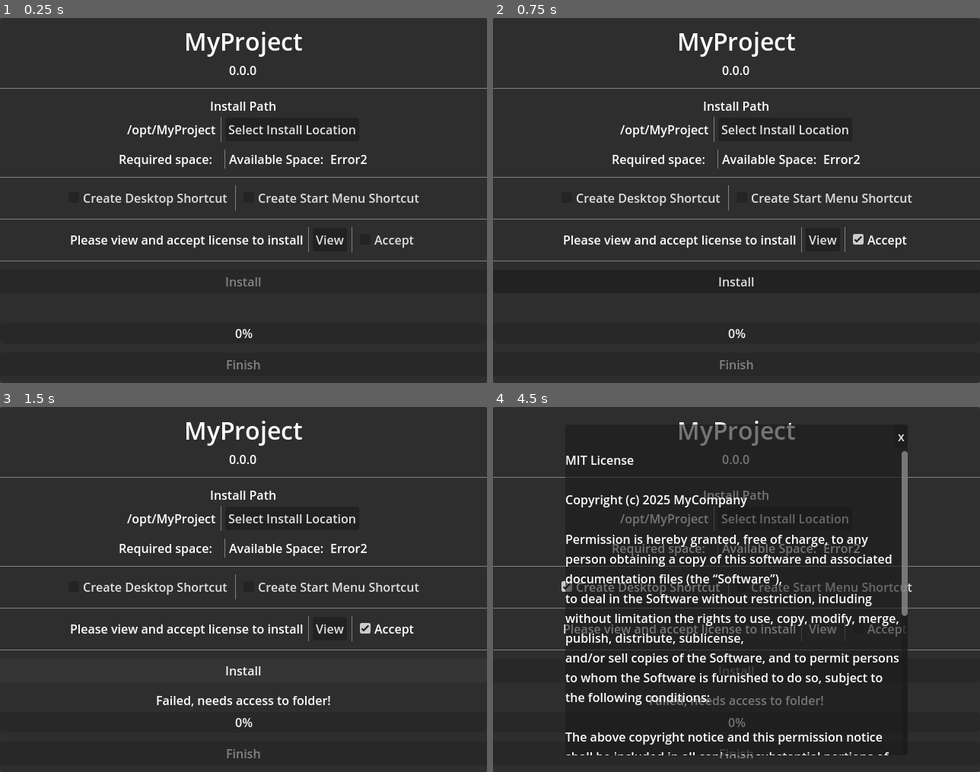
Above: before the commit, frames 1-4 (two rows, left to right).
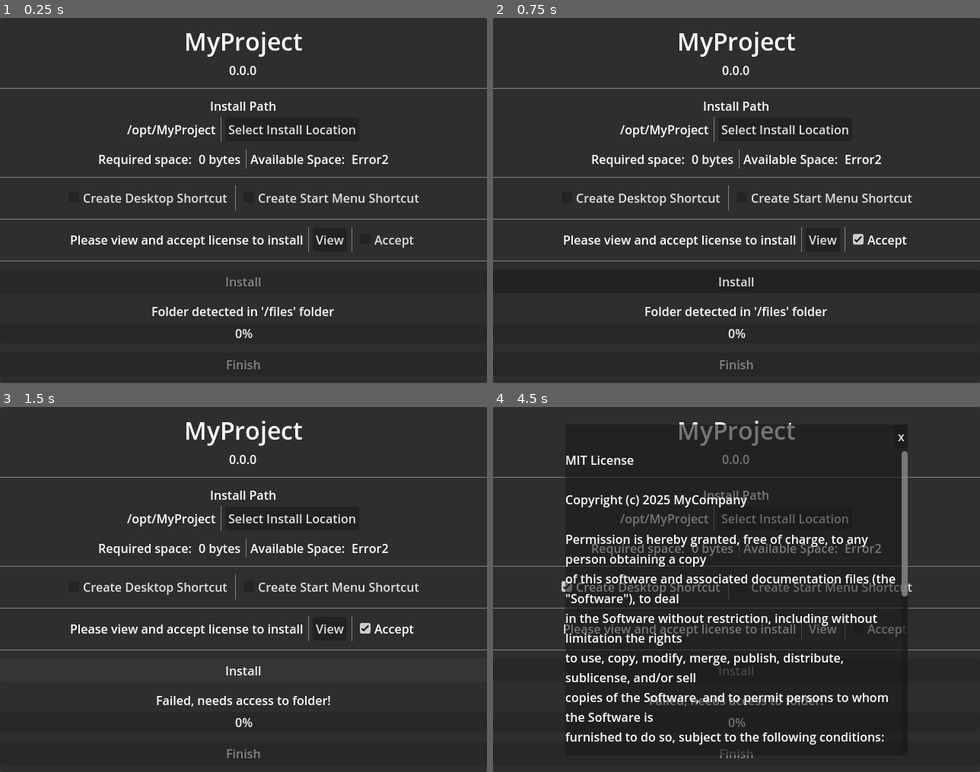
Above: after the commit, the same moments.

Repository: BuckWildGames/Godot4xInstallWizard
Game: Godot game, scene res://assets/scenes/main.tscn
Two runs of this game, one before a commit and one after it. Both use one fixed random seed, a clock stepped at 60 frames per second and the inputs below.
Inputs:
- Up to frame 1 (0.25 s): no input
- Up to frame 2 (0.75 s): click "Accept" at 0.5 s
- Up to frame 3 (1.5 s): click "Install" at 1.25 s
- Up to frame 4 (4.5 s): click "Accept" at 2 s; click "Select Install Location" at 2.75 s; click "Create Desktop Shortcut" at 3.5 s; click "View" at 4.25 s

The runs differ from the first frame. In frame 1, 1.3% of the frame differs, in the area x 20-80%, y 36-82%; in frame 2, 1.3%; in frame 3, 0.9%; in frame 4, 8.4%, in the area x 14-86%, y 36-96%.
Error before the commit: Invalid operands 'int' and 'String' in operator '+'. (res://assets/scripts/install_wizard.gd:151)

Commit message:
Update 1.0.1
.Fixed bug when getting folder size
.Fixed missing .ico file

Diff:
--- a/assets/scripts/install_wizard.gd
+++ b/assets/scripts/install_wizard.gd
@@ -101,6 +101,7 @@
 # Start the installation process
 func _on_InstallButton_pressed() -> void:
 	accept_checkbox.set_disabled(true)
+	start_menu_checkbox.set_disabled(true)
 	install_button.set_disabled(true)
 	install_dir_picker.set_disabled(true)
 	_install_project()
@@ -109,26 +110,6 @@
 # Close the program
 func _on_FinishButton_pressed() -> void:
 	get_tree().quit()
-
-
-func _get_file_size(file_path: String) -> String:
-	var file = FileAccess.open(file_path, FileAccess.READ)
-
-	if file == null:
-		return "Error"
-
-	var file_size_bytes = file.get_length()
-	file.close()
-
-	var file_size_mb = file_size_bytes / 1024.0 / 1024.0
-	var file_size_gb = file_size_bytes / 1024.0 / 1024.0 / 1024.0
-
-	if file_size_gb >= 1:
-		return str(snapped(file_size_gb, 0.01)) + " GB"
-	elif file_size_mb >= 1:
-		return str(snapped(file_size_mb, 0.01)) + " MB"
-	else:
-		return str(file_size_bytes) + " bytes"
 
 
 func _get_folder_size(folder_path: String) -> String:
@@ -147,8 +128,9 @@
 				break  # End of folder
 
 			var file_path = folder_path + "/" + file
-			if dir.current_is_dir():  # If it's a folder, call the function recursively
-				total_size += _get_folder_size(file_path)
+			if dir.current_is_dir():  # If it's a folder, ignore it
+				status_label.set_text("Folder detected in '/files' folder")
+				print("res://files should only have the exported project files in it!")
 			else:  # If it's a file, add its size
 				var temp_file = FileAccess.open(file_path, FileAccess.READ)
 				if temp_file != null:
@@ -353,6 +335,7 @@
 	if not log_file:
 		status_label.set_text("Failed, needs access to folder!")
 		accept_checkbox.set_disabled(false)
+		start_menu_checkbox.set_disabled(false)
 		install_button.set_disabled(false)
 		install_dir_picker.set_disabled(false)
 		return
@@ -364,10 +347,7 @@
 	# Copy game files
 	var source_dir = "res://files/"
 	var files_dir = DirAccess.open("res://files")
-	var files_dirs = files_dir.get_directories()
-	var files_files = files_dir.get_files()
-	var project_files = files_dirs
-	project_files.append_array(files_files)
+	var project_files = files_dir.get_files()
 	for i in range(project_files.size()):
 		var file_name = project_files[i]
 		if not ".import" in file_name:
--- a/project.godot
+++ b/project.godot
@@ -11,12 +11,11 @@
 [application]
 
 config/name="Install Wizard"
-config/version="1.0.0"
+config/version="1.0.1"
 run/main_scene="res://assets/scenes/main.tscn"
 config/use_custom_user_dir=true
 config/features=PackedStringArray("4.3", "GL Compatibility")
-config/icon="res://files/icon.svg"
-config/windows_native_icon="res://files/icon.ico"
+config/icon="res://icon.svg"
 
 [display]
 
Not shown, changed: LICENSE.txt
Not shown, added: custom_theme/custom_theme.txt
Not shown, changed: licenses/mit.txt
